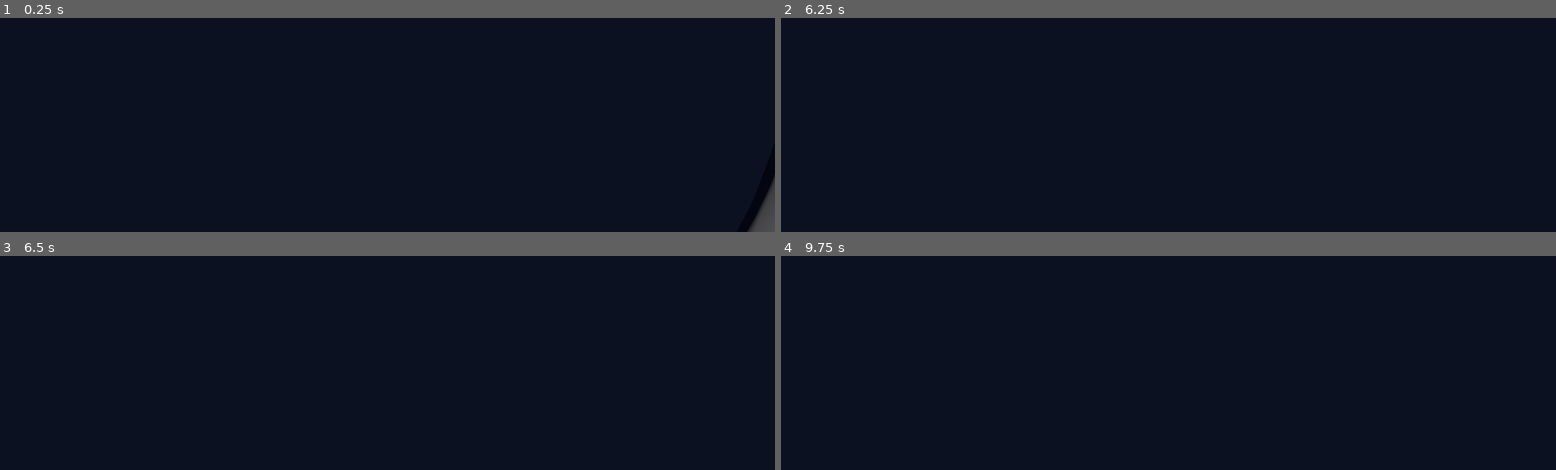
Above: before the commit, frames 1-4 (two rows, left to right).
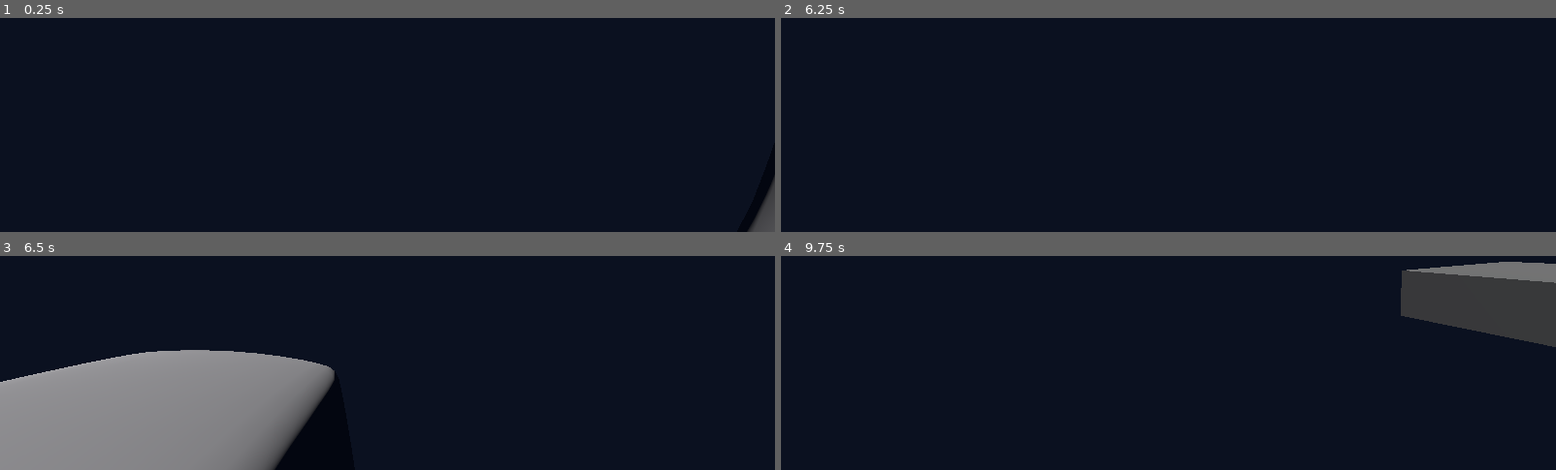
Above: after the commit, the same moments.

Repository: dairycultist/maltigi-run
Game: Godot game, scene res://world.tscn
Same seed, same stepped clock (60 frames per second), same inputs: the game is played once before the commit and once after it.
Inputs (mouse positions are in pixels of both pictures, inside the frame that each line leads up to):
- Up to frame 1 (0.25 s): no input
- Up to frame 2 (6.25 s): tap Enter (ui_accept) at 0.5, 0.77, 1.25, 1.52, 2, 2.75, 3.02, 3.5, 3.77, 4.25, 4.52, 6.02 s; move the mouse to (outside the picture) at 0.52 s; hold Up (walk_up) 0.53-5.78 s; move the mouse to (outside the picture) at 1.27 s; move the mouse to (outside the picture) at 2.02 s; move the mouse to (1160, 22) at 2.77 s; move the mouse to (1222, 20) at 3.52 s; move the mouse to (outside the picture) at 4.27 s; move the mouse to (outside the picture) at 5.02 s; move the mouse to (outside the picture) at 5.77 s; hold Right (walk_right) from 5.78 s (still down)
- Up to frame 3 (6.5 s): keep holding Right (walk_right)
- Up to frame 4 (9.75 s): move the mouse to (outside the picture) at 6.52 s; release Right (walk_right) at 6.53 s; hold Up (walk_up) 6.53-8.78 s; tap Enter (ui_accept) at 6.77, 7.52, 9.02 s; move the mouse to (outside the picture) at 7.27 s; move the mouse to (outside the picture) at 8.02 s; move the mouse to (1160, 260) at 8.77 s; hold Left (walk_left) 8.78-9.53 s; move the mouse to (1222, 258) at 9.52 s; hold Up (walk_up) from 9.53 s (still down)

Frames 1-2 are identical in both runs. In frame 3, 21% of the frame differs, in the area x 0-44%, y 43-100%; in frame 4, 6.2%.

Commit message:
Maze generation

Diff:
--- a/path_generator.gd
+++ b/path_generator.gd
@@ -2,23 +2,58 @@
 
 const PATH := preload("res://path.tscn")
 
+const PATH_SIZE := 3
+const MAZE_SIZE := 30
+
 func _ready() -> void:
 
-	var map = [
-		[1, 1, 1, 1, 1, 1, 1, 1],
-		[1, 0, 0, 0, 0, 0, 0, 1],
-		[1, 1, 1, 1, 0, 1, 1, 1],
-		[0, 0, 0, 1, 0, 1, 0, 1],
-		[1, 1, 1, 1, 1, 1, 1, 1],
-		[1, 0, 0, 1, 0, 0, 0, 0],
-		[1, 0, 0, 1, 0, 0, 0, 0],
-		[1, 1, 1, 1, 1, 1, 1, 1]
-	]
+	var map = []
 
-	for x in range(8):
-		for y in range(8):
+	# instantiate
+	for x in range(MAZE_SIZE):
+		map.append([])
+		for y in range(MAZE_SIZE):
+			map[x].append(false)
 
-			if map[x][y] == 1:
+	# generaze maze with randomized depth-first search
+	var stack = [ Vector2i(0, 0) ]
+	map[0][0] = true
+
+	while not stack.is_empty():
+
+		var current = stack.back()
+		var possible_directions = []
+
+		if current.x - 2 >= 0 and not map[current.x - 2][current.y]:
+			possible_directions.append(Vector2i(-1, 0))
+
+		if current.x + 2 < MAZE_SIZE and not map[current.x + 2][current.y]:
+			possible_directions.append(Vector2i(1, 0))
+
+		if current.y - 2 >= 0 and not map[current.x][current.y - 2]:
+			possible_directions.append(Vector2i(0, -1))
+
+		if current.y + 2 < MAZE_SIZE and not map[current.x][current.y + 2]:
+			possible_directions.append(Vector2i(0, 1))
+
+		# push a random neighbor that hasn't already been built
+		# if you can't, pop
+		if possible_directions.is_empty():
+			stack.pop_back()
+		else:
+			var chosen_direction = possible_directions.pick_random()
+			stack.push_back(current + chosen_direction * 2)
+			map[current.x + chosen_direction.x    ][current.y + chosen_direction.y    ] = true
+			map[current.x + chosen_direction.x * 2][current.y + chosen_direction.y * 2] = true
+
+
+
+
+	# generate all paths
+	for x in range(MAZE_SIZE):
+		for y in range(MAZE_SIZE):
+
+			if map[x][y]:
 				var path = PATH.instantiate()
 				add_child(path)
-				path.position = Vector3(x * 3, 0, y * 3)
+				path.position = Vector3(x * PATH_SIZE, 0, y * PATH_SIZE)
--- a/player_controller.gd
+++ b/player_controller.gd
@@ -18,6 +18,10 @@
 	Input.set_mouse_mode(Input.MOUSE_MODE_CAPTURED)
 
 func _process(delta: float) -> void:
+
+	if (position.y < -10):
+		position = Vector3.ZERO
+		velocity = Vector3.ZERO
 
 	# movement
 	var input_dir := Input.get_vector("walk_left", "walk_right", "walk_up", "walk_down")
